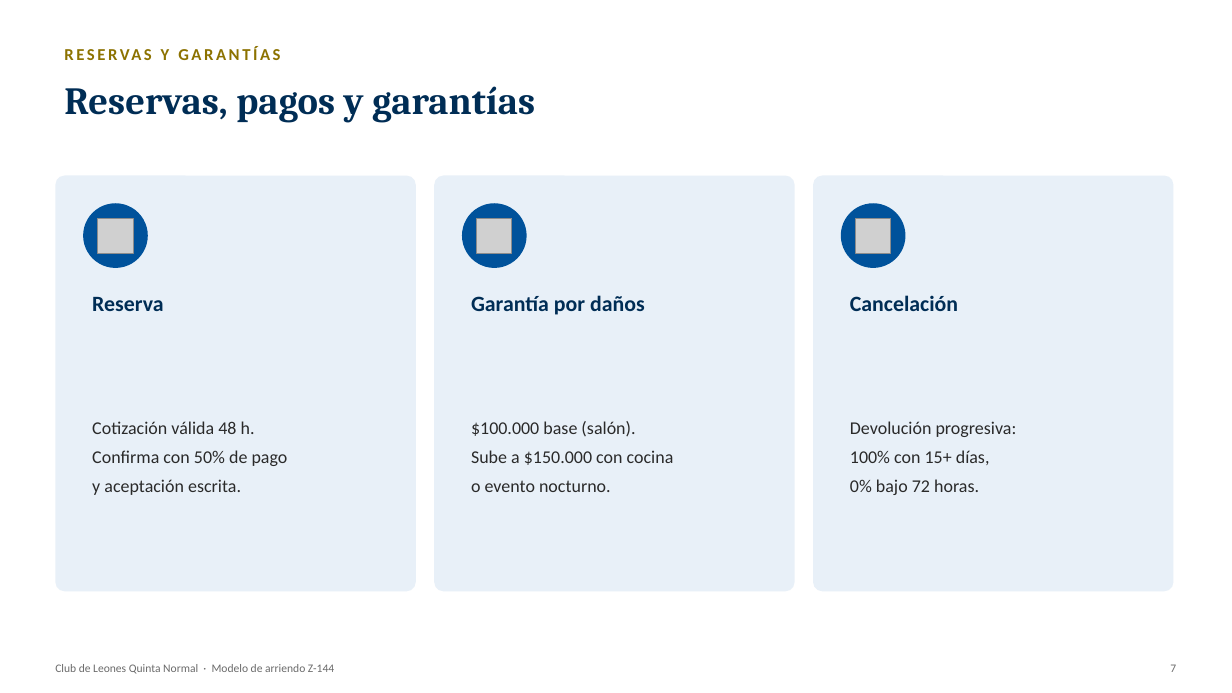
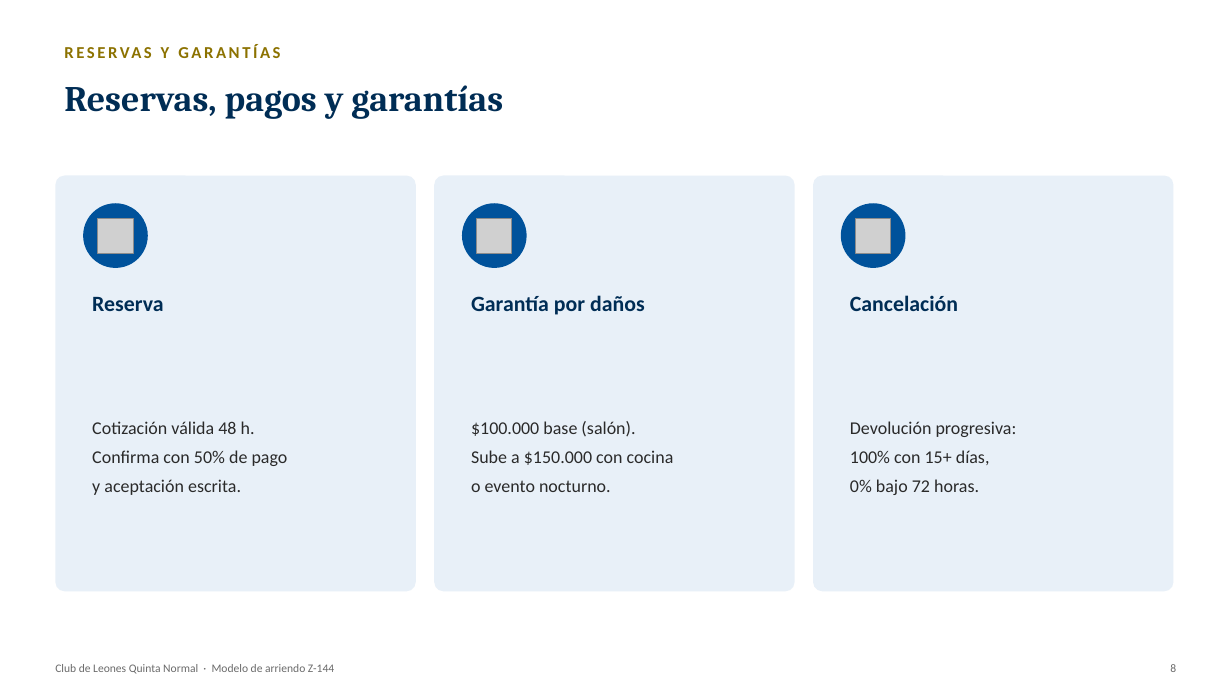
Before and after one commit to wbarrientosd-svg/claude, a slide deck: slide 8 of informes/Presentacion_Modelo_Arriendo_Club_Leones_Z144.pptx (slide 7 before the commit). Drawn at 1232x693 pixels with LibreOffice and Linux fonts; fonts in the diff are those of the drawing; grey boxes stand for pictures. Boxes give left, top, right and bottom in pixels: in the first picture for what was removed or moved away, otherwise in the second. Text is boxed around its words. In the diff, an @@ line names an element or a change of style, - is before the commit and + after.

```diff
--- a/informes/Presentacion_Modelo_Arriendo_Club_Leones_Z144.pptx
+++ b/informes/Presentacion_Modelo_Arriendo_Club_Leones_Z144.pptx
@@ text "Reservas, pagos y garantías" at box(64, 85, 503, 119): size 30 to 28 pt @@
@@ text at box(1170, 664, 1176, 672): text changed @@
-7
+8
```
Also in this commit, not shown: 6 other slides changed, 4 slides added, 3 slides removed.
